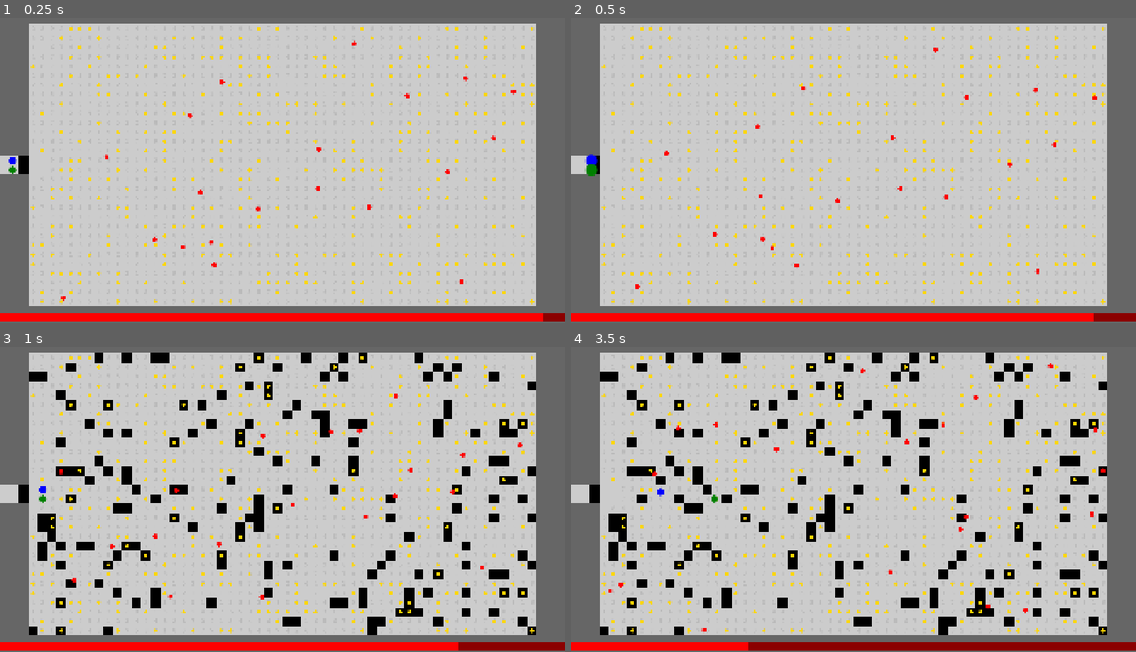
Above: before the commit, frames 1-4 (two rows, left to right).
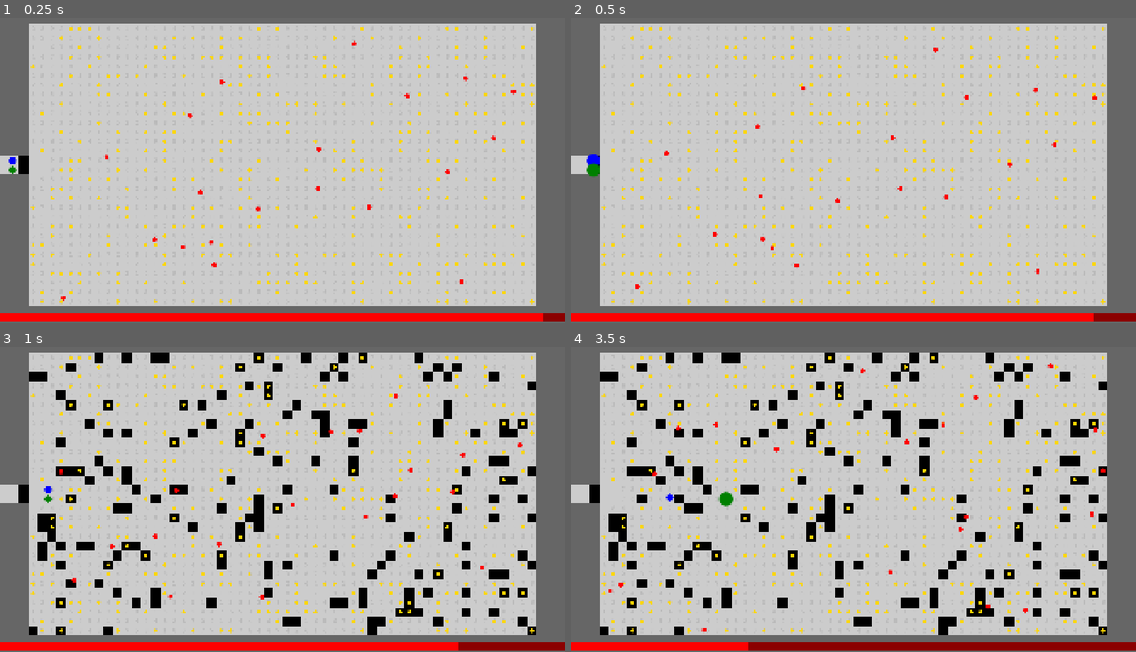
Above: after the commit, the same moments.

Repository: njamster/gmtk_jam_2026
Game: Godot game, scene res://game.tscn
Two runs of this game, one before a commit and one after it. Both use one fixed random seed, a clock stepped at 60 frames per second and the inputs below.
Inputs:
- Up to frame 1 (0.25 s): no input
- Up to frame 2 (0.5 s): no input
- Up to frame 3 (1 s): tap Enter at 0.5 s; hold D (move_right) from 0.53 s (still down); tap Shift at 0.6 s
- Up to frame 4 (3.5 s): release D (move_right) at 1.28 s; hold S (move_down) 1.28-2.03 s; tap Shift at 1.35, 2.1, 2.85 s; hold D (move_right) 2.03-2.78 s; hold W (move_up) from 2.78 s (still down)

Frame 1 is identical in both runs. In frame 2, less than 0.1% of the frame differs, in the area x 2-6%, y 44-53%; in frame 3, less than 0.1%; in frame 4, 0.2%, in the area x 15-29%, y 46-54%.

Commit message:
Make jumping (slightly) faster than walking

Diff:
--- a/player/player.gd
+++ b/player/player.gd
@@ -70,9 +70,9 @@
 		# next tile is a gap...
 		if not Global.tilemap.is_blocked(position + 2 * direction * Global.tile_size):
 			# ... and can be jumped over
-			tween.tween_property(self, "position", 2 * direction * Global.tile_size, 2 * move_speed).as_relative()
-			tween.parallel().tween_property($Sprite, "scale", 2.0 * Vector2.ONE, move_speed)
-			tween.parallel().tween_property($Sprite, "scale", Vector2.ONE, move_speed).set_delay(move_speed)
+			tween.tween_property(self, "position", 2 * direction * Global.tile_size, 1.5 * move_speed).as_relative()
+			tween.parallel().tween_property($Sprite, "scale", 2.0 * Vector2.ONE, 0.75 * move_speed)
+			tween.parallel().tween_property($Sprite, "scale", Vector2.ONE, 0.75 * move_speed).set_delay(0.75 * move_speed)
 			SoundManager.play_sound(preload("res://player/sounds/jump.wav"))
 			Global.stats[id-1].jumps += 1
 		else:
